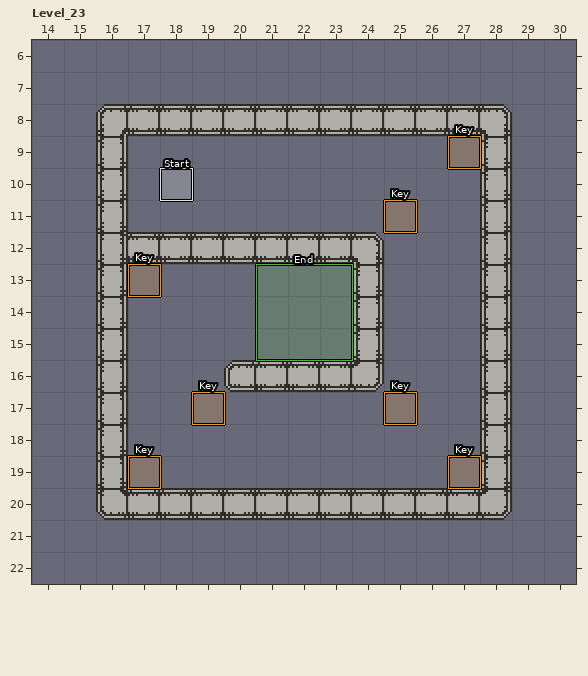
A LDtk project gets an edit: source/data/world.ldtk. The first picture shows the starting point.
Cells are 16x16 px. Shown: Level_23 x 14..30, y 6..22. The commit also changed other parts of the map, which this record leaves out.
And afterwards:
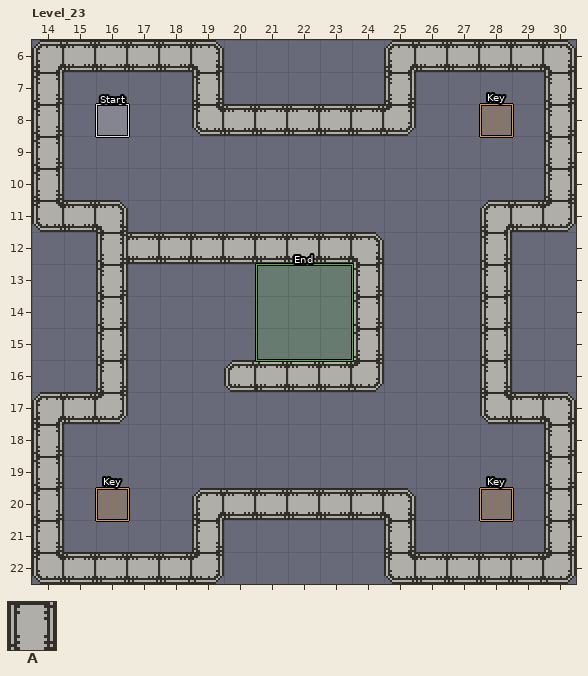
Key: from "Walls": A 1.
_ is an empty cell.
Objects are placed by their top-left corner, in cells (3,4 is the top-left corner of cell 3,4); size is 1x1 cell unless given.
The exact change:
Layer "Hazards":
changed: "Start" rectangle at 18,10 -> "Start" rectangle at 16,8
added: "Key" rectangle at 28,8
added: "Key" rectangle at 28,20
added: "Key" rectangle at 16,20
removed: "Key" rectangle at 25,11
removed: "Key" rectangle at 27,9
removed: "Key" rectangle at 27,19
removed: "Key" rectangle at 25,17
removed: "Key" rectangle at 17,19
removed: "Key" rectangle at 19,17
removed: "Key" rectangle at 17,13
Layer "Walls":
y 6: x 14..19 ______ -> AAAAAA; x 25..30 ______ -> AAAAAA
y 7: x 14 _ -> A; x 19 _ -> A; x 25 _ -> A; x 30 _ -> A
y 8: x 14 _ -> A; x 16..18 AAA -> ___; x 26..28 AAA -> ___; x 30 _ -> A
y 9..10: x 14 _ -> A; x 16 A -> _; x 28 A -> _; x 30 _ -> A
y 11: x 14..15 __ -> AA; x 29..30 __ -> AA
y 17: x 14..15 __ -> AA; x 29..30 __ -> AA
y 18..19: x 14 _ -> A; x 16 A -> _; x 28 A -> _; x 30 _ -> A
y 20: x 14 _ -> A; x 16..18 AAA -> ___; x 26..28 AAA -> ___; x 30 _ -> A
y 21: x 14 _ -> A; x 19 _ -> A; x 25 _ -> A; x 30 _ -> A
y 22: x 14..19 ______ -> AAAAAA; x 25..30 ______ -> AAAAAA
